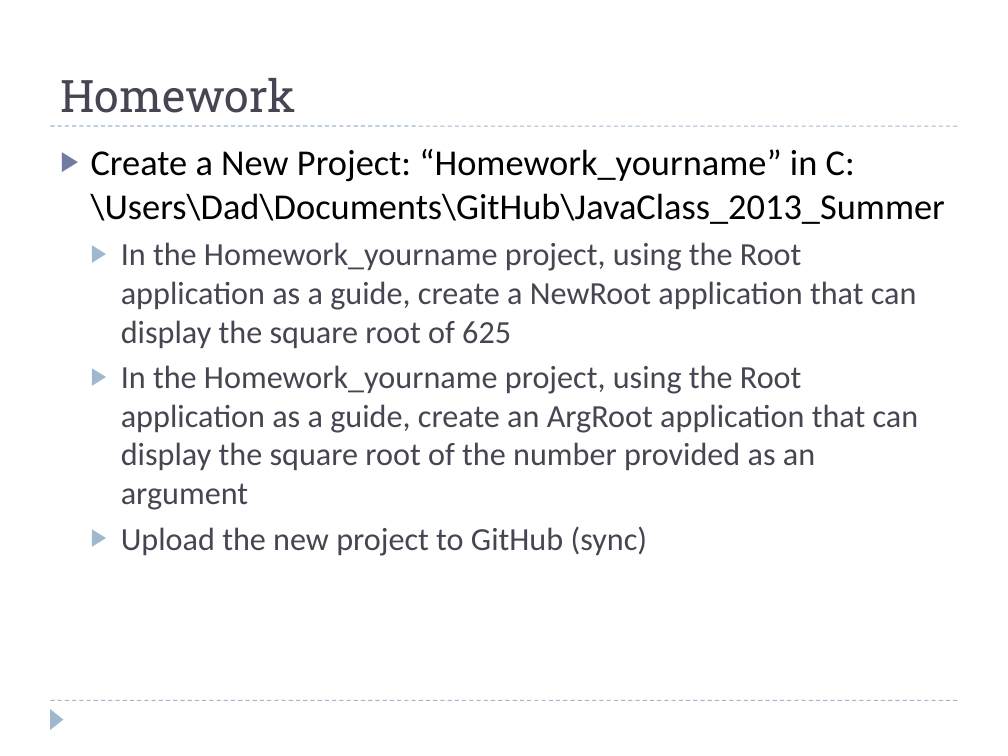
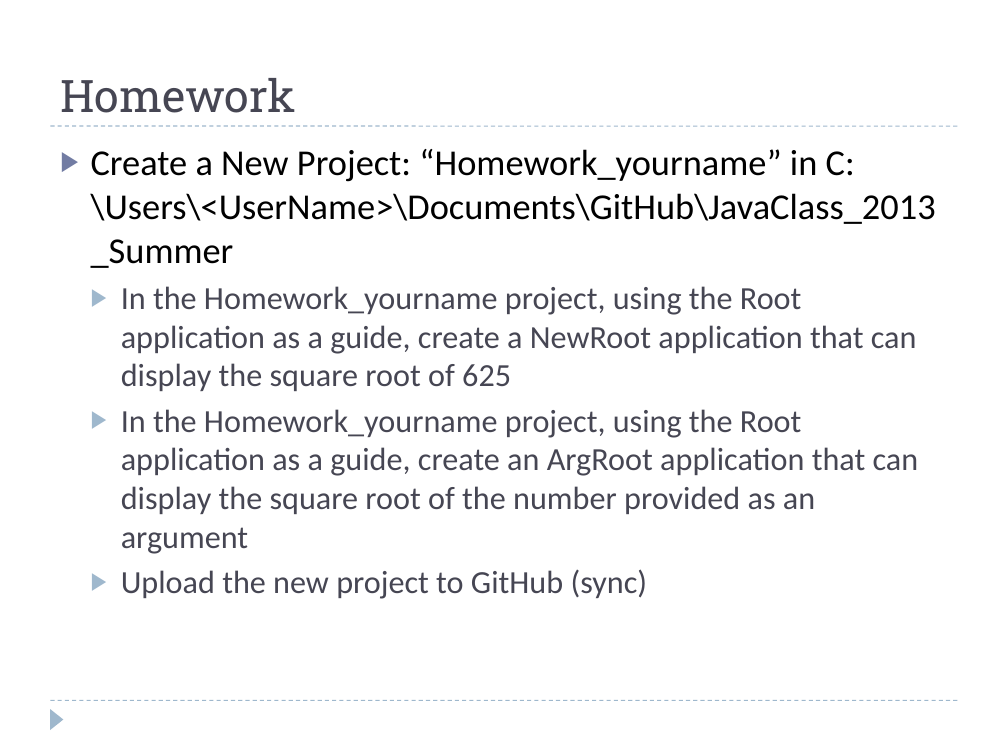
Before and after one commit to fujiboy/JavaClass_2013_Summer, a slide deck: slide 45 of Introduction to Java Programming.pptx. Drawn at 1008x756 pixels with LibreOffice and Linux fonts; fonts in the diff are those of the drawing; background and template pictures are left out. Boxes give left, top, right and bottom in pixels: in the first picture for what was removed or moved away, otherwise in the second. Text is boxed around its words. In the diff, an @@ line names an element or a change of style, - is before the commit and + after.

```diff
--- a/Introduction to Java Programming.pptx
+++ b/Introduction to Java Programming.pptx
@@ text at [91, 149, 936, 268]: text changed @@
-▶ Create a New Project: “Homework_yourname” in C:\Users\Dad\Documents\GitHub\JavaClass_2013_Summer
+▶ Create a New Project: “Homework_yourname” in C:\Users\<UserName>\Documents\GitHub\JavaClass_2013_Summer
```
Also in this commit, not shown: 1 other slide changed.
